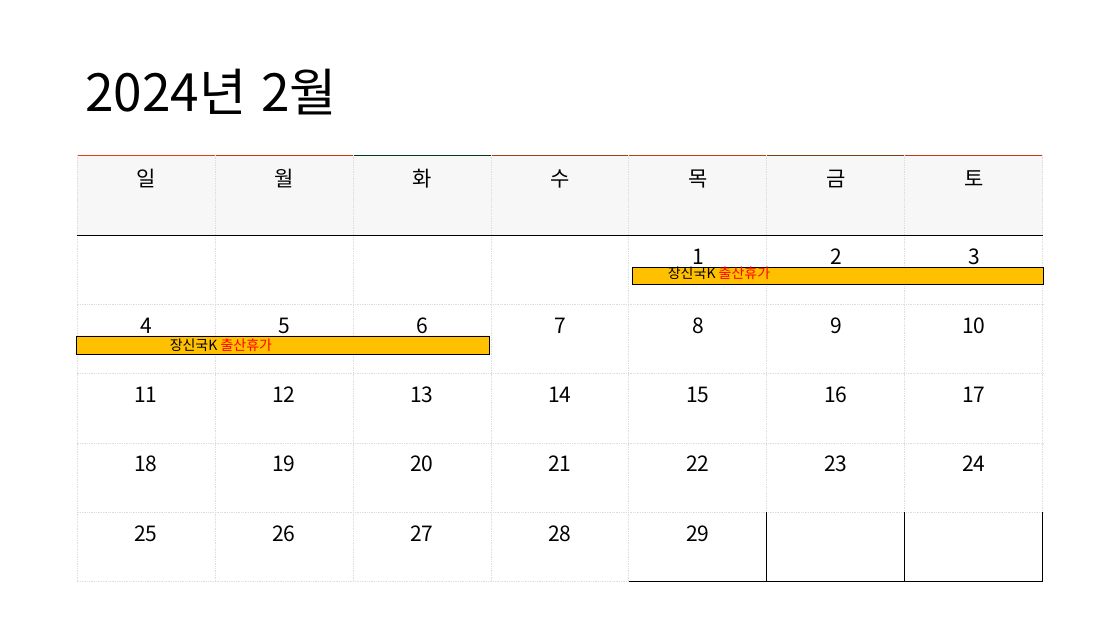
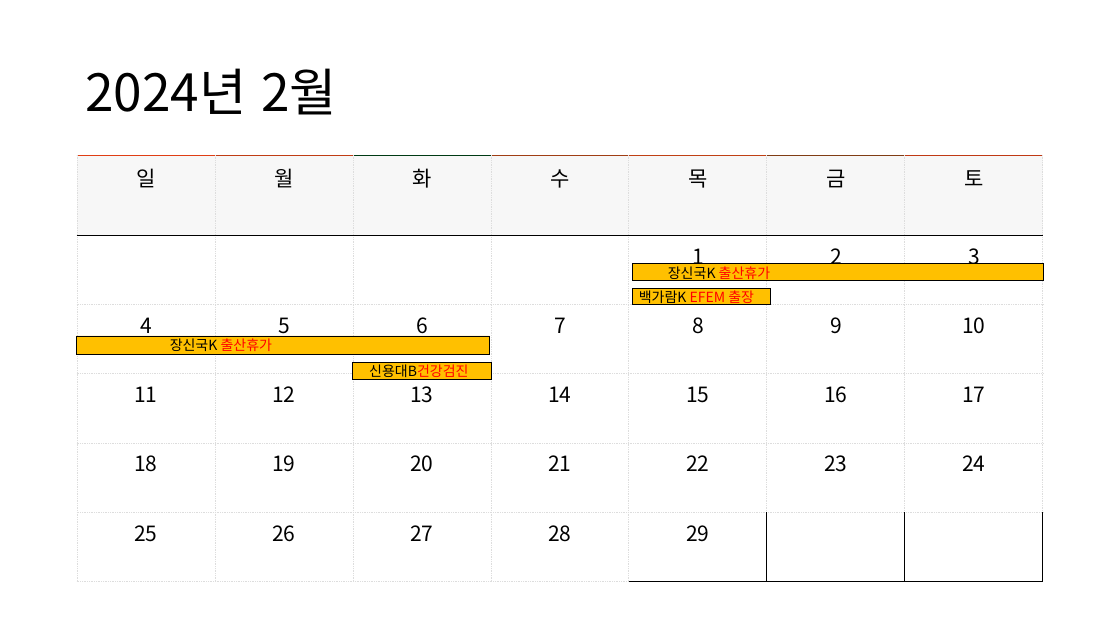
Before and after one commit to ShinYongDae/MyJob, a slide deck: slide 5 of HW제어그룹_프로젝트상태보고서.pptx (slide 6 before the commit). Drawn at 1120x630 pixels with LibreOffice and Linux fonts; fonts in the diff are those of the drawing. Boxes give left, top, right and bottom in pixels: in the first picture for what was removed or moved away, otherwise in the second. Text is boxed around its words. In the diff, an @@ line names an element or a change of style, - is before the commit and + after.

```diff
--- a/HW제어그룹_프로젝트상태보고서.pptx
+++ b/HW제어그룹_프로젝트상태보고서.pptx
@@ rectangle: place and size @@
-rectangle at [633, 267, 1044, 285]
+rectangle at [633, 263, 1044, 281]
@@ rectangle added at [633, 288, 770, 305], fill #FFC000, outline #000000 0.75 pt @@
@@ text added at [639, 288, 754, 306], 12 pt, text #FF0000 @@
+백가람K EFEM 출장
@@ rectangle added at [353, 363, 491, 380], fill #FFC000, outline #000000 0.75 pt @@
@@ text added at [369, 362, 468, 380], 12 pt, text #000000 @@
+신용대B건강검진
```
Also in this commit, not shown: 1 other slide changed, 6 slides added.
